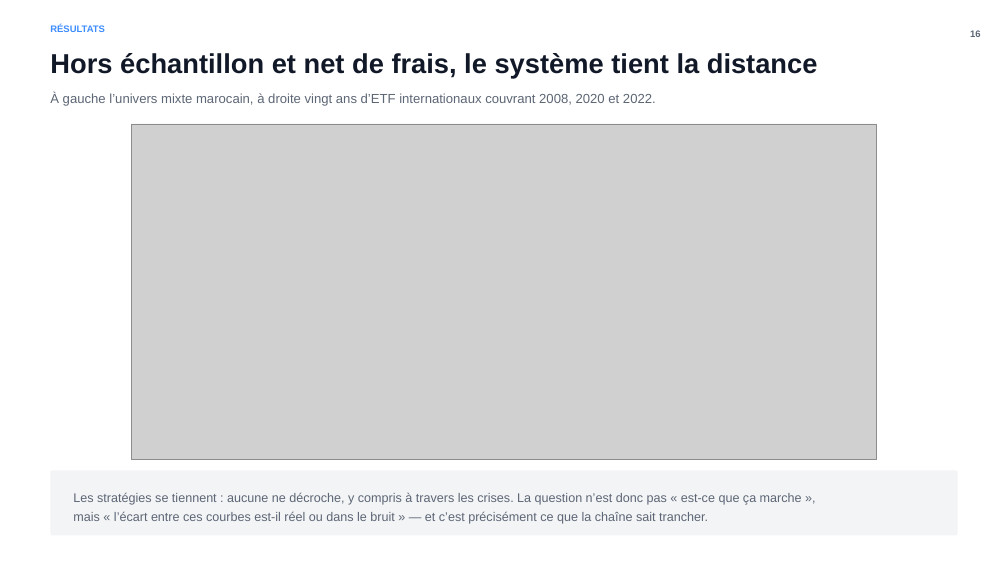
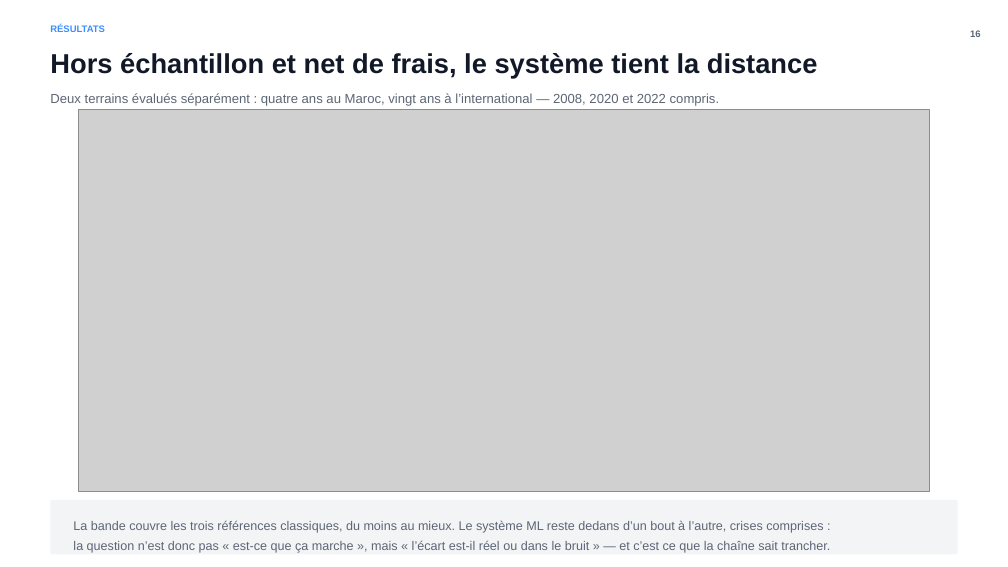
Before and after one commit to SouhailBourhim/Portfolio_ML, a slide deck: slide 16 of output/presentation/Soutenance_PFA_Vulgarisee_FR.pptx. Drawn at 1008x567 pixels with LibreOffice and Linux fonts; fonts in the diff are those of the drawing; grey boxes stand for pictures. Boxes give left, top, right and bottom in pixels: in the first picture for what was removed or moved away, otherwise in the second. Text is boxed around its words. In the diff, an @@ line names an element or a change of style, - is before the commit and + after.

```diff
--- a/output/presentation/Soutenance_PFA_Vulgarisee_FR.pptx
+++ b/output/presentation/Soutenance_PFA_Vulgarisee_FR.pptx
@@ text at bbox=[50, 93, 720, 106]: text changed @@
-À gauche l’univers mixte marocain, à droite vingt ans d’ETF internationaux couvrant 2008, 2020 et 2022.
+Deux terrains évalués séparément : quatre ans au Maroc, vingt ans à l’international — 2008, 2020 et 2022 compris.
@@ picture: place and size @@
-picture at bbox=[132, 124, 877, 460]
+picture at bbox=[79, 109, 929, 492]
@@ rounded rectangle: place and size @@
-rounded rectangle at bbox=[51, 470, 958, 535]
+rounded rectangle at bbox=[51, 500, 958, 554]
@@ text at bbox=[73, 520, 830, 553]: text changed @@
-Les stratégies se tiennent : aucune ne décroche, y compris à travers les crises. La question n’est donc pas « est-ce que ça marche »,
-mais « l’écart entre ces courbes est-il réel ou dans le bruit » — et c’est précisément ce que la chaîne sait trancher.
+La bande couvre les trois références classiques, du moins au mieux. Le système ML reste dedans d’un bout à l’autre, crises comprises :
+la question n’est donc pas « est-ce que ça marche », mais « l’écart est-il réel ou dans le bruit » — et c’est ce que la chaîne sait trancher.
```
Also in this commit, not shown: 6 other files.
